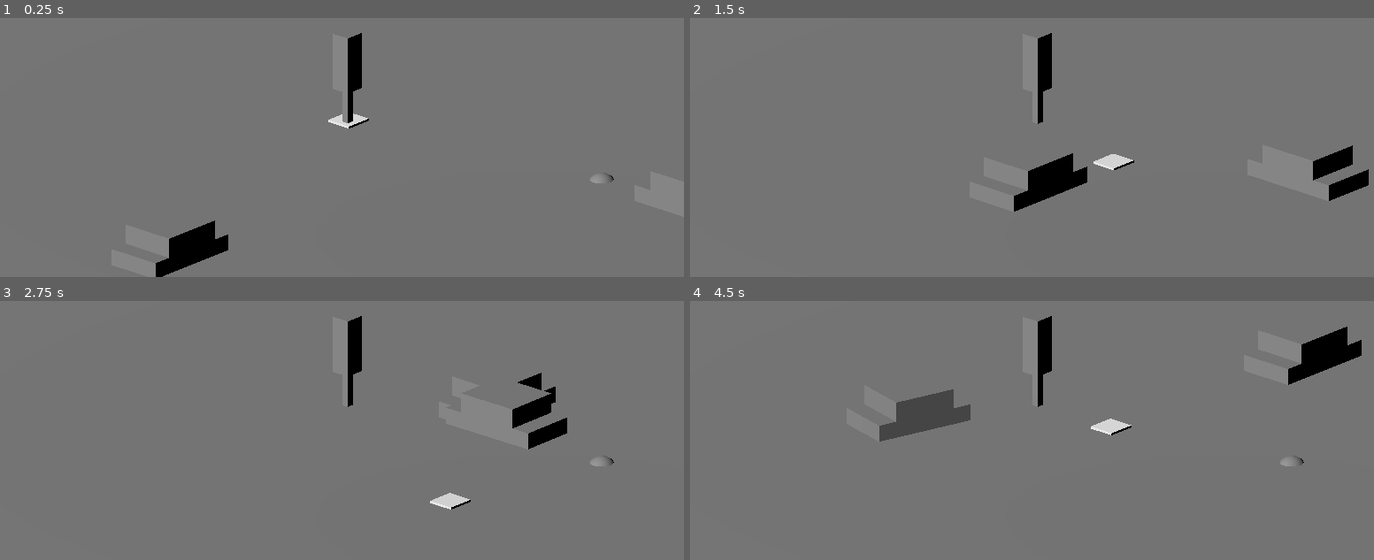
Above: before the commit, frames 1-4 (two rows, left to right).
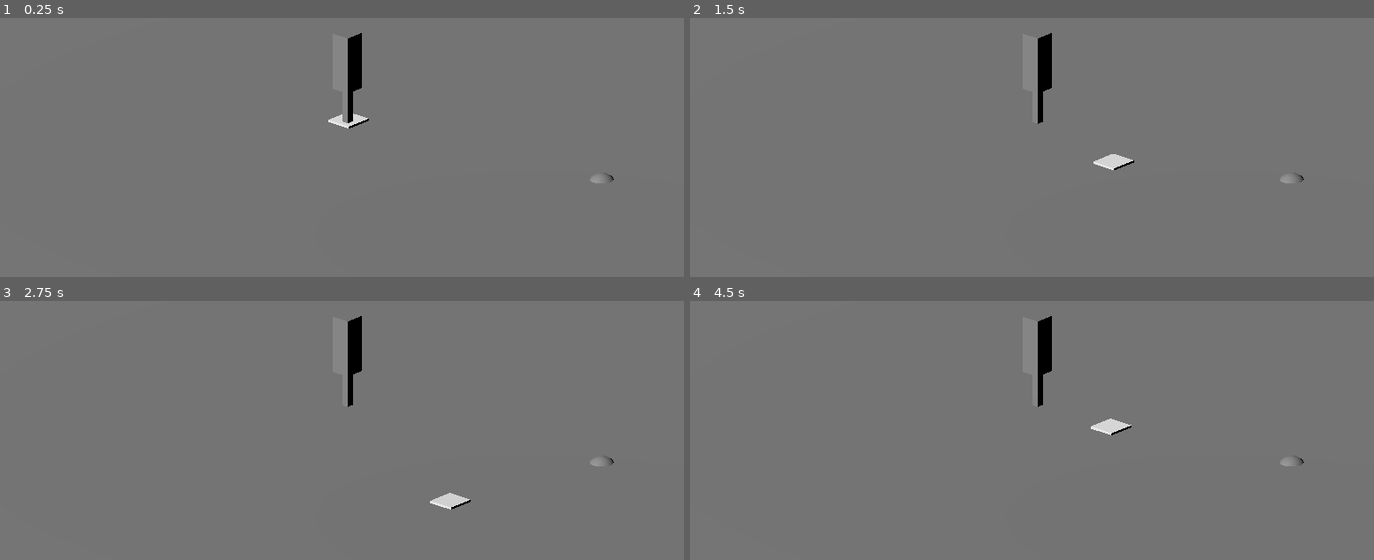
Above: after the commit, the same moments.

Repository: caizoryan/gamejam001
Game: Godot game, scene res://test_scene.tscn
The game is run twice, just before and just after one commit, with the same random seed, the same clock (stepped at 60 frames per second) and the same inputs.
Inputs (mouse positions are in pixels of both pictures, inside the frame that each line leads up to):
- Up to frame 1 (0.25 s): no input
- Up to frame 2 (1.5 s): tap Enter (ui_accept) at 0.5, 0.77 s; move the mouse to (1175, 59) at 0.52 s; hold Right (key_right) 0.53-1.28 s; click (1175, 59) at 0.6 s; move the mouse to (881, 98) at 1.27 s; hold Down (key_down) from 1.28 s (still down); tap E at 1.35 s
- Up to frame 3 (2.75 s): tap Enter (ui_accept) at 1.52 s; move the mouse to (outside the picture) at 2.02 s; release Down (key_down) at 2.03 s; hold Right (key_right) from 2.03 s (still down); click (outside the picture) at 2.1 s
- Up to frame 4 (4.5 s): move the mouse to (984, 440) at 2.77 s; release Right (key_right) at 2.78 s; hold Up (key_up) 2.78-3.53 s; tap E at 2.85, 4.35 s; click (984, 440) at 2.92 s; tap Enter (ui_accept) at 3.02, 3.77 s; move the mouse to (1230, 420) at 3.52 s; hold Left (key_left) from 3.53 s (still down); click (1230, 420) at 3.6 s; move the mouse to (806, 301) at 4.27 s

The runs differ from the first frame. In frame 1, 1.1% of the frame differs, in the area x 22-34%, y 78-100%; in frame 2, 2.0%; in frame 3, 0.9%; in frame 4, 2.6%, in the area x 27-99%, y 9-55%.

Commit message:
s for which direction is currently spawning/moving

Diff:
--- a/car_movement.gd
+++ /dev/null
@@ -1,27 +0,0 @@
-extends Node
-@export var TRAFFIC_LIGHT: StaticBody3D
-@export var SPEED: float = 5
-@export var CARS: Array[PathFollow3D]
-
-signal intersection_entered
-
-var curr_car = 0
-
-func _ready() -> void:
-	TRAFFIC_LIGHT.connect("light_changed", handle_light_change)
-
-func handle_light_change(old_state, new_state):
-	if curr_car == 0:
-		curr_car = 1
-	else:
-		curr_car = 0
-
-#func entered_intersection():
-	# if car colliding with interection area:
-		# emit signal that car is waiting
-			# use this signal to determine the direction of entry
-			# if there is no light, the first direction just runs forever
-			# consumer can count the time it takes to add light, otherwise lose game
-
-func _process(delta):
-	CARS[curr_car].progress += SPEED * delta
--- a/road.tscn
+++ b/road.tscn
@@ -1,18 +1,37 @@
-[gd_scene load_steps=4 format=3 uid="uid://c5d3au75wpufh"]
+[gd_scene load_steps=5 format=3 uid="uid://c5d3au75wpufh"]
 
 [ext_resource type="Script" uid="uid://blf5rlxnsfsjf" path="res://spawner.gd" id="1_x0d2t"]
 [ext_resource type="PackedScene" uid="uid://dy0ywsrfkq6bc" path="res://car.tscn" id="2_3veuu"]
 
 [sub_resource type="Curve3D" id="Curve3D_3veuu"]
+_data = {
+"points": PackedVector3Array(0, 0, 0, 0, 0, 0, 0, 0, 0),
+"tilts": PackedFloat32Array(0)
+}
+point_count = 1
 
-[node name="Road" type="Node3D" node_paths=PackedStringArray("PATH_FOLLOW")]
+[sub_resource type="BoxShape3D" id="BoxShape3D_3veuu"]
+size = Vector3(15.3566, 1.09766, 15.1795)
+
+[node name="Road" type="Node3D" node_paths=PackedStringArray("TIMER", "PATH", "PATH_FOLLOW", "COLLISION_AREA")]
 script = ExtResource("1_x0d2t")
+TIMER = NodePath("Timer")
+PATH = NodePath("Path3D")
+PATH_FOLLOW = NodePath("Path3D/PathFollow3D")
+COLLISION_AREA = NodePath("CollisionBarrier")
 CAR = ExtResource("2_3veuu")
-PATH_FOLLOW = NodePath("Path3D/PathFollow3D")
 
 [node name="Path3D" type="Path3D" parent="."]
 transform = Transform3D(0.9057, 0, 0, 0, 0.9057, 0, 0, 0, 0.9057, -0.163134, 0.762042, 1.17084)
 curve = SubResource("Curve3D_3veuu")
 
 [node name="PathFollow3D" type="PathFollow3D" parent="Path3D"]
-transform = Transform3D(-0.823716, 0.325986, 0.463905, -1.49011e-08, 0.818181, -0.574941, -0.566989, -0.473589, -0.673957, 0.191762, -0.122986, -0.1156)
+transform = Transform3D(-0.247107, 0.235186, 0.940004, -7.45052e-09, 0.970084, -0.242714, -0.96898, -0.0599767, -0.239718, 2.29339, -0.521351, -0.0994022)
+
+[node name="Timer" type="Timer" parent="."]
+
+[node name="CollisionBarrier" type="Area3D" parent="."]
+
+[node name="CollisionShape3D" type="CollisionShape3D" parent="CollisionBarrier"]
+transform = Transform3D(1, 0, 0, 0, 1, 0, 0, 0, 1, 0.394775, 0, -5.24038)
+shape = SubResource("BoxShape3D_3veuu")
--- a/spawner.gd
+++ b/spawner.gd
@@ -1,45 +1,56 @@
 extends Node3D
 
-@export var CAR: PackedScene
-@export var CAR_SPAWN_RATE: int = 5
+# already linked in object
+@export var TIMER: Timer
+@export var PATH: Path3D
+@export var PATH_FOLLOW: PathFollow3D
+@export var COLLISION_AREA: Area3D
+
+# vars that can be controlled
+@export var SPAWN_WAIT: float = 0.1
 @export var CAR_DISTANCE: float = 0.5
 @export var SPEED: float = 5
 
-@export var PATH: Path3D
-@export var PATH_FOLLOW: PathFollow3D
+# references that need to manually be set
+@export var CAR: PackedScene
 @export var ROAD_DIRECTION: StateEnums.Direction
+@export var TRAFFIC_LIGHT: StaticBody3D
 
+# idk some shit I need
 var CAR_GROUP = Node3D.new()
 var RUN_CARS = false
-
-var spawn_timer = 0
-var init_position = Vector3(0,0,0)
+var CURR_TRAFFIC_DIR = null
+var SPAWN_CARS = false
+var INIT_POSITION = Vector3(0,0,0)
+var CHANGE_QUEUED = null
 
 func _ready() -> void:
 	PATH_FOLLOW.add_child(CAR_GROUP)
-	init_position = PATH.curve.get_baked_points()[0]
-	print(PATH.curve)
+	INIT_POSITION = PATH.curve.get_baked_points()[0]
+	TIMER.timeout.connect(_on_timer_timeout)
+	TRAFFIC_LIGHT.connect("light_changed", handle_light_change)
+	COLLISION_AREA.area_entered.connect(handle_area_entered)
+
+func handle_area_entered():
+	print("hi")
+
+func handle_light_change(new_dir):
+	if CURR_TRAFFIC_DIR:
+		CHANGE_QUEUED = new_dir
+	else:
+		CURR_TRAFFIC_DIR = new_dir
 
 func _input(event: InputEvent) -> void:
-	if event is InputEventKey and event.is_released():
+	if event is InputEventKey and event.is_released() and ROAD_DIRECTION == CURR_TRAFFIC_DIR:
 		match event.keycode:
 			KEY_E:
 				RUN_CARS = !RUN_CARS
-	if event is InputEventKey and event.is_pressed():
-		match event.keycode:
 			KEY_W:
-				var new_car = CAR.instantiate()
-				var num_children = CAR_GROUP.get_child_count()
-				if num_children == 0:
-					new_car.position = init_position
-				elif ROAD_DIRECTION == StateEnums.Direction.LEFT_RIGHT:
-					new_car.position = init_position - Vector3(0,0,-CAR_DISTANCE * num_children)
-				elif ROAD_DIRECTION == StateEnums.Direction.UP_DOWN:
-					new_car.position = init_position - Vector3(0,0, -1 * num_children)
+				SPAWN_CARS = !SPAWN_CARS
+				if SPAWN_CARS:
+					TIMER.start(1.0)
 				else:
-					push_error("Must assign direction to a road object!")
-				await get_tree().create_timer(CAR_SPAWN_RATE)
-				CAR_GROUP.add_child(new_car)
+					TIMER.stop()
 
 func _process(delta: float) -> void:
 	if RUN_CARS:
@@ -49,3 +60,9 @@
 				CAR_GROUP.remove_child(node)
 				node.queue_free()
 			PATH_FOLLOW.progress_ratio = 0.0
+
+func _on_timer_timeout():
+	var new_car = CAR.instantiate()
+	var num_children = CAR_GROUP.get_child_count()
+	new_car.position = INIT_POSITION - Vector3(Vector3(0,0,-CAR_DISTANCE * num_children))
+	CAR_GROUP.add_child(new_car)
--- a/test_scene.tscn
+++ b/test_scene.tscn
@@ -1,31 +1,32 @@
-[gd_scene load_steps=10 format=3 uid="uid://dwjx753r00y5e"]
+[gd_scene load_steps=11 format=3 uid="uid://dwjx753r00y5e"]
 
 [ext_resource type="Script" uid="uid://buui765l8kko5" path="res://traffic_light_controller.gd" id="1_coq8p"]
-[ext_resource type="PackedScene" uid="uid://dy0ywsrfkq6bc" path="res://car.tscn" id="1_ia1lp"]
 [ext_resource type="PackedScene" uid="uid://bc067s5j6kck0" path="res://marker.tscn" id="1_sasra"]
 [ext_resource type="PackedScene" uid="uid://b4qsje7cd1cav" path="res://trafficlight.tscn" id="2_sasra"]
-[ext_resource type="Script" uid="uid://b3ajcxcuyjnri" path="res://car_movement.gd" id="3_sasra"]
+[ext_resource type="PackedScene" uid="uid://c5d3au75wpufh" path="res://road.tscn" id="4_coq8p"]
 
 [sub_resource type="PlaneMesh" id="PlaneMesh_coq8p"]
 
 [sub_resource type="Curve3D" id="Curve3D_coq8p"]
 _data = {
-"points": PackedVector3Array(0, 0, 0, 0, 0, 0, 1, 0, 7.931, 0, 0, 0, 0, 0, 0, 1, 0, -6.889),
+"points": PackedVector3Array(0, 0, 0, 0, 0, 0, 0, 0, 4, 0, 0, 0, 0, 0, 0, 0, 0, -7),
 "tilts": PackedFloat32Array(0, 0)
 }
 point_count = 2
 
-[sub_resource type="Curve3D" id="Curve3D_sasra"]
-bake_interval = 25.0
-_data = {
-"points": PackedVector3Array(0, 0, 0, 0, 0, 0, 7, 0, 0, 0, 0, 0, 0, 0, 0, 3.189, 0, 0, 0, 0, 0, 0, 0, 0, -0.408265, 0, 0.525532, 0, 0, 0, 0, 0, 0, -1.07763, 0, 3.00126, 0, 0, 0, 0, 0, 0, -1.09636, 0, 7.29546),
-"tilts": PackedFloat32Array(0, 0, 0, 0, 0)
-}
-point_count = 5
-
 [sub_resource type="SphereMesh" id="SphereMesh_coq8p"]
 
 [sub_resource type="SphereShape3D" id="SphereShape3D_2nij2"]
+
+[sub_resource type="Curve3D" id="Curve3D_2nij2"]
+_data = {
+"points": PackedVector3Array(0, 0, 0, 0, 0, 0, 4, 0, 0, 0, 0, 0, 0, 0, 0, -4, 0, 0),
+"tilts": PackedFloat32Array(0, 0)
+}
+point_count = 2
+
+[sub_resource type="BoxShape3D" id="BoxShape3D_coq8p"]
+size = Vector3(1, 1, 0.930542)
 
 [node name="Tutorial" type="Node3D"]
 
@@ -50,31 +51,24 @@
 [node name="DirectionalLight3D" type="DirectionalLight3D" parent="."]
 transform = Transform3D(1, 0, 0, 0, 0.79852, 0.601968, 0, -0.601968, 0.79852, 0, 8.73309, 12.8729)
 
-[node name="RoadParent" type="Node" parent="." node_paths=PackedStringArray("TRAFFIC_LIGHT", "CARS")]
-script = ExtResource("3_sasra")
+[node name="HorizontalRoad" parent="." node_paths=PackedStringArray("TRAFFIC_LIGHT") instance=ExtResource("4_coq8p")]
+SPAWN_WAIT = 0.1
+CAR_DISTANCE = 0.5
+SPEED = 5.0
+ROAD_DIRECTION = 0
 TRAFFIC_LIGHT = NodePath("../TrafficLight")
-CARS = [NodePath("LeftRightRoad/PathFollow3D"), NodePath("UDTurnRoad/PathFollow3D")]
 
-[node name="LeftRightRoad" type="Path3D" parent="RoadParent"]
-transform = Transform3D(1, 0, 0, 0, 1, 0, 0, 0, 1, 0.019, 0, 0.043746)
+[node name="Path3D" parent="HorizontalRoad" index="0"]
 curve = SubResource("Curve3D_coq8p")
 
-[node name="PathFollow3D" type="PathFollow3D" parent="RoadParent/LeftRightRoad"]
-transform = Transform3D(1, 0, 0, 0, 1, 0, 0, 0, 1, 1, 0, 7.931)
-rotation_mode = 0
+[node name="PathFollow3D" parent="HorizontalRoad/Path3D" index="0"]
+transform = Transform3D(0.999992, 0, 0, 0, 0.999986, 0, 0, 0, 0.999991, 0, 0, 4)
 
-[node name="Car" parent="RoadParent/LeftRightRoad/PathFollow3D" instance=ExtResource("1_ia1lp")]
-transform = Transform3D(1, 0, 0, 0, 1, 0, 0, 0, 1, 1, 0, 0)
+[node name="CollisionBarrier" parent="HorizontalRoad" index="2"]
+transform = Transform3D(0.33408, 0, 0, 0, 1, 0, 0, 0, -0.0437911, -7.55703, 0, 1.57131)
 
-[node name="UDTurnRoad" type="Path3D" parent="RoadParent"]
-transform = Transform3D(1, 0, 0, 0, 1, 0, 0, 0, 1, 0, 0, -1)
-curve = SubResource("Curve3D_sasra")
-
-[node name="PathFollow3D" type="PathFollow3D" parent="RoadParent/UDTurnRoad"]
-transform = Transform3D(-4.37111e-08, 0, 0.999994, 0, 0.999999, 0, -0.999994, 0, -4.37111e-08, 7, 0, 0)
-rotation_mode = 2
-
-[node name="TurnCar" parent="RoadParent/UDTurnRoad/PathFollow3D" instance=ExtResource("1_ia1lp")]
+[node name="CollisionShape3D" parent="HorizontalRoad/CollisionBarrier" index="0"]
+transform = Transform3D(1, 0, 0, 0, 1, 0, 0, 0, 1, 3.22222, 0, -5.24038)
 
 [node name="Node3D" type="Node3D" parent="."]
 
@@ -85,3 +79,29 @@
 [node name="CollisionShape3D" type="CollisionShape3D" parent="Node3D/MeshInstance3D"]
 transform = Transform3D(2, 0, 0, 0, 2, 0, 0, 0, 2, -7.31945, -5.20023, -1.79766)
 shape = SubResource("SphereShape3D_2nij2")
+
+[node name="VerticalRoad" parent="." node_paths=PackedStringArray("TRAFFIC_LIGHT") instance=ExtResource("4_coq8p")]
+SPAWN_WAIT = 0.1
+CAR_DISTANCE = 0.5
+SPEED = 5.0
+ROAD_DIRECTION = 1
+TRAFFIC_LIGHT = NodePath("../TrafficLight")
+
+[node name="Path3D" parent="VerticalRoad" index="0"]
+curve = SubResource("Curve3D_2nij2")
+
+[node name="PathFollow3D" parent="VerticalRoad/Path3D" index="0"]
+transform = Transform3D(-4.3711e-08, 0, 0.999991, 0, 0.999986, 0, -0.999992, 0, -4.3711e-08, 4, 0, 0)
+
+[node name="CollisionBarrier" parent="VerticalRoad" index="2"]
+transform = Transform3D(20, 0, 0, 0, 20, 0, 0, 0, 20, 0, 0, 0)
+
+[node name="CollisionShape3D" parent="VerticalRoad/CollisionBarrier" index="0"]
+transform = Transform3D(1.00006, 0, 0, 0, 1, 0, 0, 0, 1.00006, 0, 0, -0.505006)
+shape = SubResource("BoxShape3D_coq8p")
+
+[connection signal="area_entered" from="VerticalRoad/CollisionBarrier" to="HorizontalRoad" method="_on_collision_barrier_area_entered"]
+[connection signal="body_entered" from="VerticalRoad/CollisionBarrier" to="VerticalRoad" method="_on_collision_barrier_body_entered"]
+
+[editable path="HorizontalRoad"]
+[editable path="VerticalRoad"]
--- a/traffic_light_controller.gd
+++ b/traffic_light_controller.gd
@@ -4,15 +4,17 @@
 
 var curr_state = StateEnums.TrafficLight.NONE
 
+func _input(event: InputEvent) -> void:
+	if event is InputEventKey and event.is_released():
+		match event.keycode:
+			KEY_S:
+				if curr_state == StateEnums.TrafficLight.UP_DOWN:
+					change_light(StateEnums.TrafficLight.LEFT_RIGHT)
+				else:
+					change_light(StateEnums.TrafficLight.UP_DOWN)
+
 func change_light(new_state):
 	var prev_state = curr_state
 	curr_state = new_state
-	light_changed.emit(prev_state, curr_state)
-
-func _input(event: InputEvent) -> void:
-	if event is InputEventKey and event.is_released():
-		print("traffic controller input: ", event)
-		if curr_state == StateEnums.TrafficLight.NONE:
-			change_light(StateEnums.TrafficLight.LEFT_RIGHT)
-		else:
-			change_light(StateEnums.TrafficLight.NONE)
+	print("LIGHT CHANGED DIRECTION TO ",  new_state)
+	light_changed.emit(curr_state)
Not shown, added: assets/car_untextured.glb.import
Not shown, added: assets/icon.svg.import
Not shown, removed: car_movement.gd.uid
